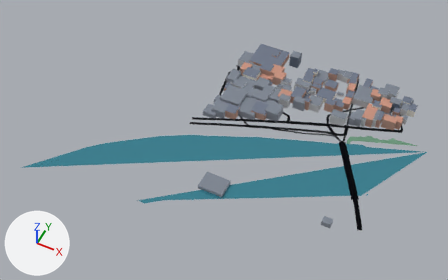
Before and after pictures for a commit that changed the glTF model assets/nantes/tiles/tile_1_4_lod1.glb.
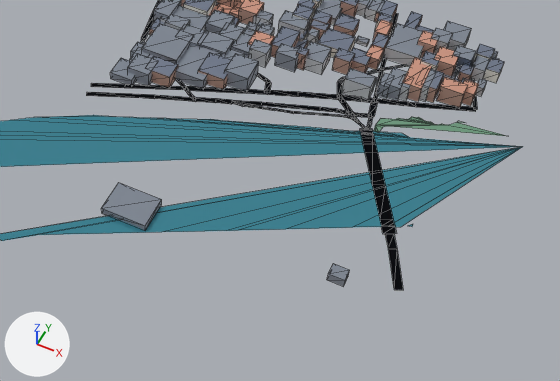
There are two pictures of each version: one whole from a 50 mm lens placed at (-545.0, -1230.0, 941.0), pointed at (-919.0, -480.0, 4.0), one close up on the part from 32% to 100% of the width and 26% to 100% of the height. Every picture has the same lights, and +X, +Y and +Z are marked at lower left. The last two pictures show the newer version. The close-ups show mesh edges as thin lines. Where no turn or scale is listed for an object, it has been applied to the vertices. Vertices at exactly the same position are counted once.

In view in the first close-up: 'TileRoot'.
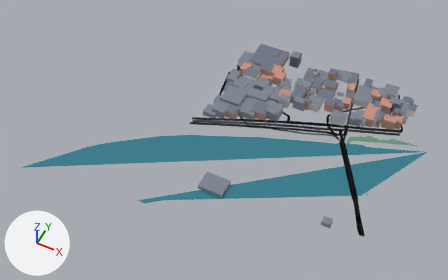
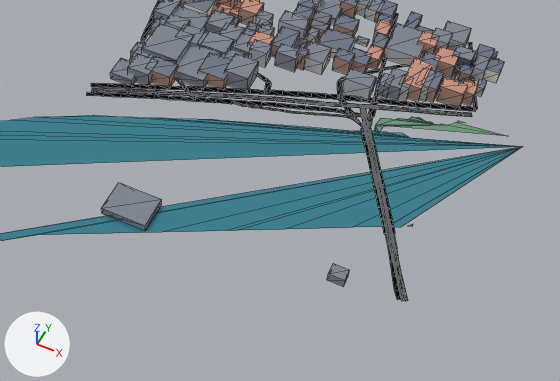
Location of each change, (x1, y1, x2, y2) in pixels of the close-ups (560 x 381 px):
'TileRoot', reshaped: before (0, 0, 522, 290); after (0, 0, 522, 301)
part 1 of me_nantestile, rebuilt: before (360, 130, 395, 226); after (361, 130, 394, 226)
part 2 of me_nantestile, rebuilt (19% narrower): before (381, 226, 396, 234); after (383, 226, 395, 234)
part 3 of me_nantestile, added: after (86, 8, 477, 301)

What the commit changed:
Material 'mat_tram' (mat_mat_tram) is new.
Its base color is (0.76, 0.8, 0.86) (white #e2e7ef).
Its metallic is 0.92.
Its roughness is 0.22.
Material 'mat_tram_bed' (mat_mat_tram_bed) is new.
Its base color is (0.34, 0.37, 0.41) (grey #9ea4ac).
Its metallic is 0.05.
Its roughness is 0.86.
me_nantestile is used by ob_tileroot; location (-893.6, -452.9, 15.5).
me_nantestile had 1262 vertices, 1316 faces and spanned x -350.0..350.0, y -267.0..267.0, z -16.0..16.0.
me_nantestile now has 1894 vertices, 1868 faces and spans x -350.0..350.0, y -267.0..267.0, z -16.0..16.0.
me_nantestile part 1: the loose piece of 8 vertices spanning x 184.0..260.0, y -43.0..79.0, z -15.0 is rebuilt with 19 vertices and now spans x 185.0..259.0, y -43.0..78.0, z -15.0.
me_nantestile part 2: the loose piece of 4 vertices spanning x 248.0..265.0, y -52.0..-37.0, z -15.0 is rebuilt with 4 vertices and now spans x 249.0..264.0, y -52.0..-37.0, z -15.0.
me_nantestile part 3: 621 vertices added at x -111.0..300.0, y -121.0..254.0, z -15.0..-7.0.
Other edits to the shape of me_nantestile do not show in these pictures.
me_nantestile gains material mat_mat_tram_bed (grey #9ea4ac).
me_nantestile gains material mat_mat_tram (white #e2e7ef).
